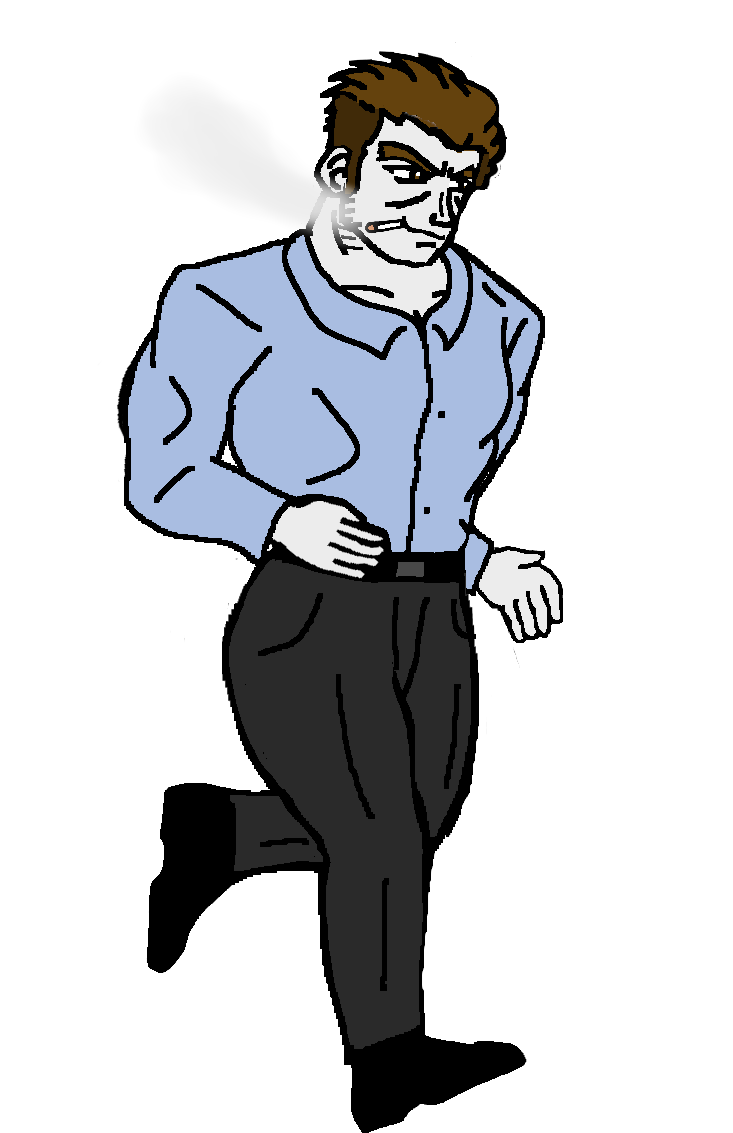
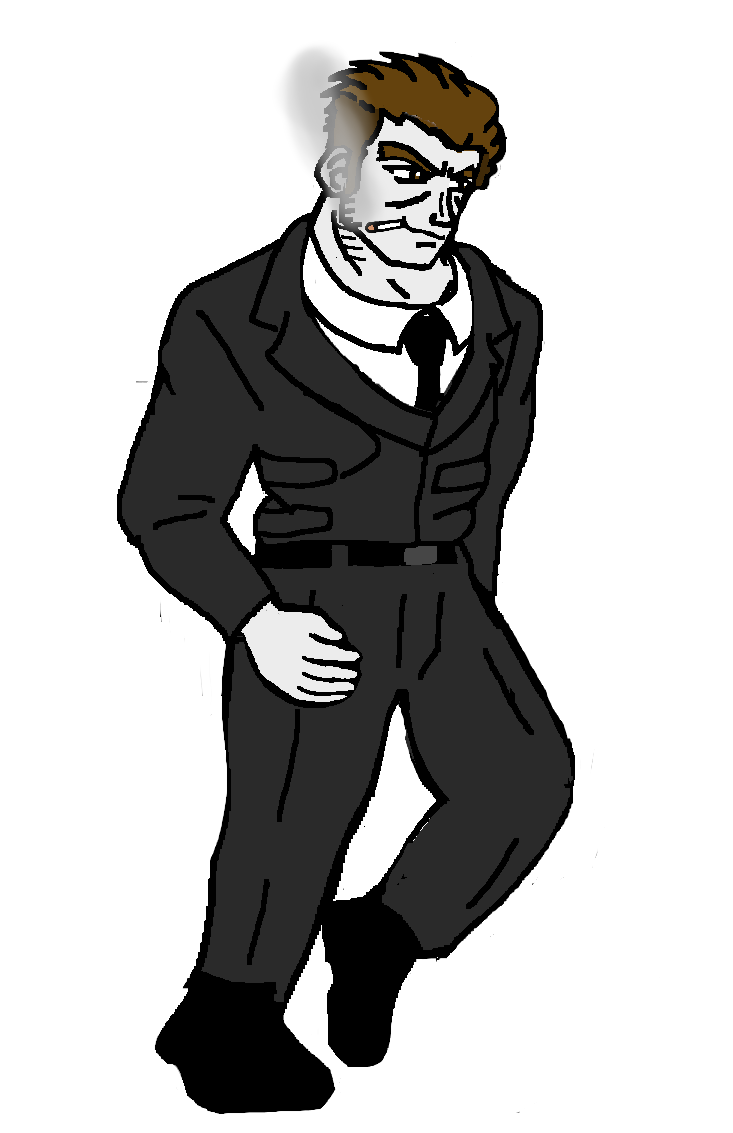
Layers edited between the first and the second 733px x 1133px image:
hid group "Walk5" (11 layers) over (98, 42, 563, 1133)
hid "Shirt #4" over (123, 229, 545, 596)
showed group "Walk1" (11 layers) over (117, 42, 605, 1114)
showed "Suit" over (117, 211, 543, 647)
showed "Tie" over (398, 316, 455, 539)
showed "Shirt3" over (117, 212, 543, 647)
showed "Pants" over (188, 537, 595, 1013)
